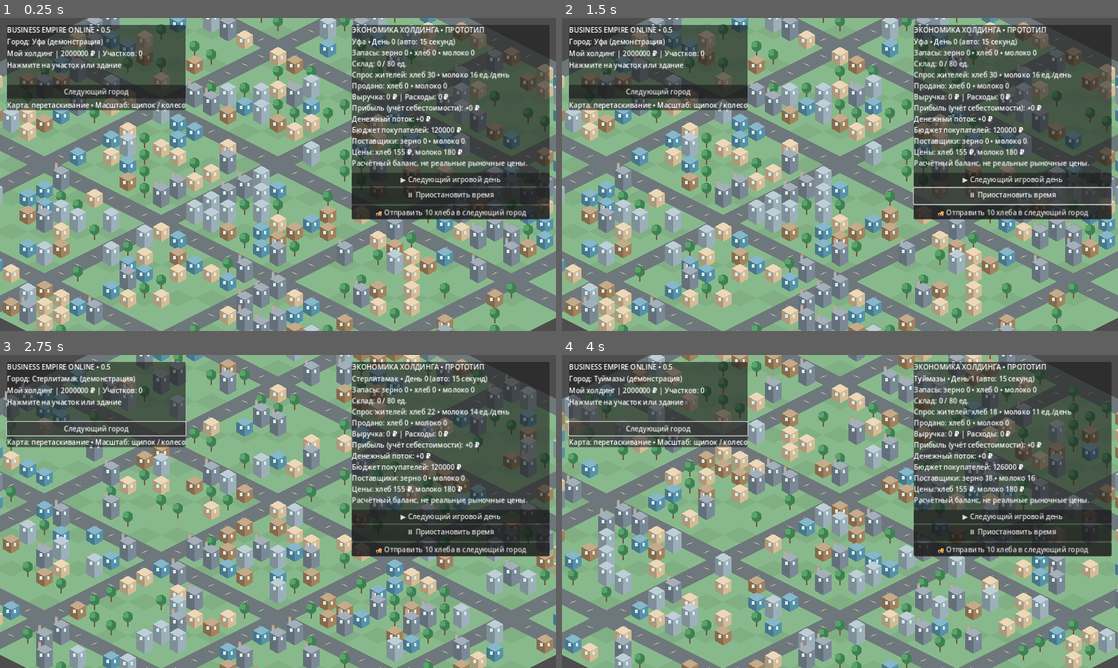
Above: before the commit, frames 1-4 (two rows, left to right).
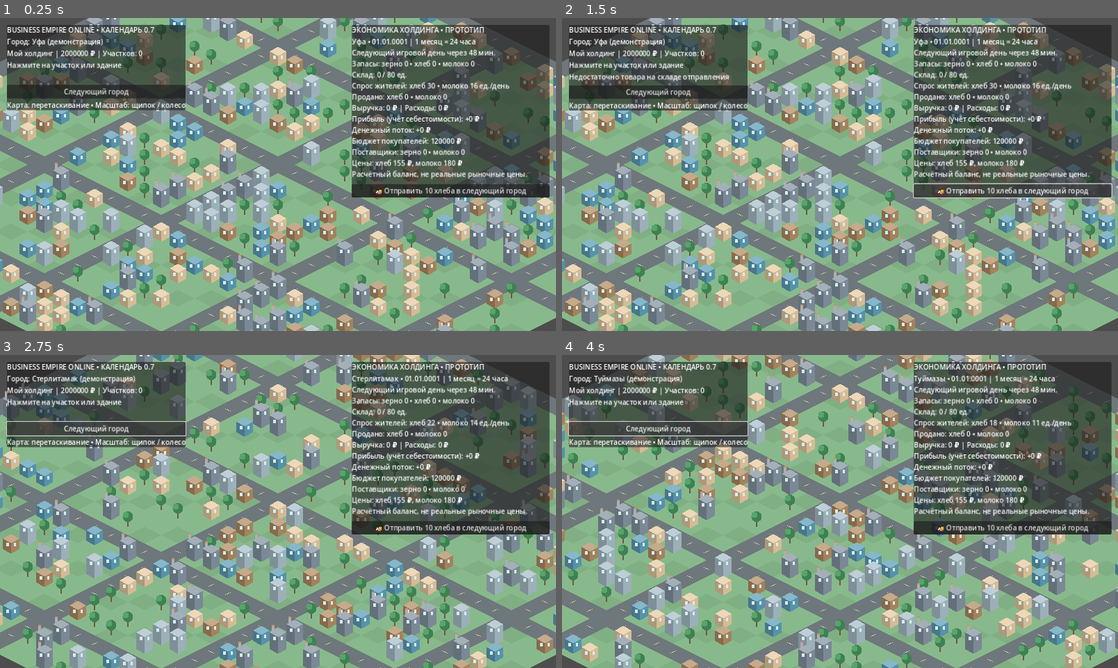
Above: after the commit, the same moments.

Repository: maillunex-lang/ufaeconom
Game: Godot game, scene res://scenes/main.tscn
Same seed, same stepped clock (60 frames per second), same inputs: the game is played once before the commit and once after it.
Inputs (mouse positions are in pixels of both pictures, inside the frame that each line leads up to):
- Up to frame 1 (0.25 s): no input
- Up to frame 2 (1.5 s): click (1012, 196) at 0.5 s, where only the run before the commit has a clickable "⏸ Приостановить время"; click (1012, 193) at 1.25 s, where only the run before the commit has a clickable "▶ Возобновить время"
- Up to frame 3 (2.75 s): click "Следующий город" at 2 s
- Up to frame 4 (4 s): click (1012, 517) at 2.75 s, where only the run before the commit has a clickable "▶ Следующий игровой день"; click "Следующий город" at 3.5 s

The runs differ from the first frame. In frame 1, 7.6% of the frame differs, in the area x 18-99%, y 2-65%; in frame 2, 8.3%, in the area x 1-99%, y 2-65%; in frame 3, 7.4%; in frame 4, 7.5%.

Commit message:
feat(calendar UI): 24-hour month, periodic offline catch-up, date and next tick countdown

Diff:
--- a/scripts/main.gd
+++ b/scripts/main.gd
@@ -1,7 +1,8 @@
 extends Node2D
-## Offline prototype 0.5: deterministic isometric city and daily stock-flow economy.
+## Offline calendar prototype: 24 real hours = 30 game days, catch-up on load.
 const CityGenerator = preload("res://scripts/city_generator.gd")
 const CompanyState = preload("res://scripts/company_state.gd")
+const Calendar = preload("res://scripts/game_calendar.gd")
 const TILE_W := 96.0
 const TILE_H := 48.0
 const MAP_SIZE := 32
@@ -40,10 +41,13 @@
 	camera.make_current()
 	_build_ui()
 	company.load_game()
+	var catchup: Dictionary = company.sync_calendar(int(Time.get_unix_time_from_system()))
 	_load_city(company.city_index)
+	if int(catchup["advanced"]) > 0:
+		message_label.text = "Пока вас не было, прошло %d игровых дней" % int(catchup["advanced"])
 	day_timer = Timer.new()
-	day_timer.wait_time = 15.0
-	day_timer.timeout.connect(_advance_day)
+	day_timer.wait_time = 30.0
+	day_timer.timeout.connect(_sync_calendar)
 	add_child(day_timer)
 	day_timer.start()
 
@@ -71,7 +75,7 @@
 	var content := VBoxContainer.new()
 	panel.add_child(content)
 	var title := Label.new()
-	title.text = "BUSINESS EMPIRE ONLINE • 0.5"
+	title.text = "BUSINESS EMPIRE ONLINE • КАЛЕНДАРЬ 0.7"
 	content.add_child(title)
 	city_label = Label.new()
 	content.add_child(city_label)
@@ -103,14 +107,6 @@
 	economy_label = Label.new()
 	economy_label.autowrap_mode = TextServer.AUTOWRAP_WORD_SMART
 	market_content.add_child(economy_label)
-	var day_button := Button.new()
-	day_button.text = "▶ Следующий игровой день"
-	day_button.pressed.connect(_advance_day)
-	market_content.add_child(day_button)
-	pause_button = Button.new()
-	pause_button.text = "⏸ Приостановить время"
-	pause_button.pressed.connect(_toggle_timer)
-	market_content.add_child(pause_button)
 	var ship_button := Button.new()
 	ship_button.text = "🚚 Отправить 10 хлеба в следующий город"
 	ship_button.pressed.connect(_send_bread)
@@ -276,6 +272,13 @@
 	_update_actions()
 	queue_redraw()
 
+func _sync_calendar() -> void:
+	var report: Dictionary = company.sync_calendar(int(Time.get_unix_time_from_system()))
+	if int(report["advanced"]) > 0:
+		message_label.text = "Прошло %d игровых дней • дата %s" % [int(report["advanced"]), str(report["date"])]
+	_update_actions()
+	queue_redraw()
+
 func _advance_day() -> void:
 	var report: Dictionary = company.advance_day()
 	var cashflow: int = int(report.get("cashflow", 0))
@@ -291,8 +294,8 @@
 	_update_actions()
 
 func _toggle_timer() -> void:
+	# Only used by legacy offline tests. The live MMO calendar cannot be paused by clients.
 	day_timer.paused = not day_timer.paused
-	pause_button.text = "▶ Возобновить время" if day_timer.paused else "⏸ Приостановить время"
 
 func _refresh_economy_ui() -> void:
 	if economy_label == null:
@@ -304,7 +307,8 @@
 	var flow: int = int(daily.get("revenue", 0)) - int(daily.get("expenses", 0))
 	var city_name: String = CityGenerator.CITIES[city_index]["name"]
 	economy_label.text = (
-		"%s • День %d (авто: 15 секунд)\n" % [city_name, company.day] +
+		"%s • %s | 1 месяц = 24 часа\n" % [city_name, Calendar.label(company.day)] +
+		"Следующий игровой день через %d мин.\n" % int(ceili(float(Calendar.remaining_seconds(company.last_tick_unix, int(Time.get_unix_time_from_system()))) / 60.0)) +
 		"Запасы: зерно %d • хлеб %d • молоко %d\n" % [int(stock["Зерно"]), int(stock["Хлеб"]), int(stock["Молоко"])] +
 		"Склад: %d / %d ед.\n" % [CompanyState.Economy.stock_total(city_market), company.storage_capacity(city_index)] +
 		"Спрос жителей: хлеб %d • молоко %d ед./день\n" % [int(daily.get("bread_demand", CompanyState.Economy.CITY_BREAD_DEMAND[city_index])), int(daily.get("milk_demand", CompanyState.Economy.CITY_MILK_DEMAND[city_index]))] +
@@ -314,6 +318,6 @@
 		"Денежный поток: %+d ₽\n" % flow +
 		"Бюджет покупателей: %d ₽\n" % int(city_market["residents_cash"]) +
 		"Поставщики: зерно %d • молоко %d\n" % [int(city_market["supplier_stock"]["Зерно"]), int(city_market["supplier_stock"]["Молоко"])] +
-		"Цены: хлеб 155 ₽, молоко 180 ₽\n" +
+		"Цены: хлеб %d ₽, молоко %d ₽\n" % [CompanyState.Dynamics.price(city_market, "Хлеб"), CompanyState.Dynamics.price(city_market, "Молоко")] +
 		"Расчётный баланс, не реальные рыночные цены."
 	)
